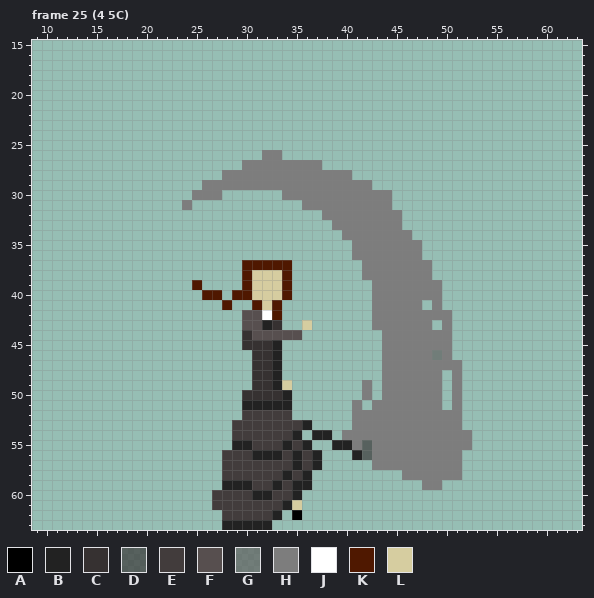
Pixel-art file, stored at GWS/Sprites/Movesets/GL Moveset/GL_Full_Moveset.ase. The picture above was drawn from the file before the commit.
64x64 pixels, 280 frames. Colours within 5 levels of each other are drawn and written as one. Shown: frame 25 (4 5C): x 9..63, y 15..63. The commit also changed other frames, which this record leaves out.
Visible layers, top first: "Layer 3", "Layer 2", "Layer 1", "Layer".
Palette (. is transparent): A #000000  B #222222  C #363131  D #373333aa  E #423c3c  F #574f4f  G #5f5c5caa  H #7d7d7d  J #ffffff  K #4f1800  L #d6cda0
Pixels before, frame 25 (4 5C) (only the part around the change), first column x 19:
26 .............HH........
27 ...........HHHHHHHH....
28 .........HHHHHHHHHHHHH.
29 .......HHHHHHHHHHHHHHHH
30 ......HHH......HHHHHHHH
31 .....H...........HHHHHH
32 ...................HHHH
33 ....................HHH
34 .....................HH
35 ......................H
36 ......................H
37 ...........KKKKK.......
38 ...........KLLLK.......
39 ......K....KLLLK.......
40 .......KK.KKLLLK.......
41 .........K..KLK........
42 ...........FFJK........
43 ...........FFBC..L.....
44 ...........CFFFFF......
45 ...........CCCB........
46 ............CCB........
47 ............CCB........
48 ............CCB........
49 ............CCBL.......
50 ...........CCCCB.......
51 ...........BBBBB......H
52 ...........EEEEE......H
53 ..........EEEEEEEB....H
54 ..........EEEEEEB.BB.HH
55 ..........BBEEEBEB..BBH
56 .........EEEBBBEBEB...B
57 .........EEEEEEEBEB....
58 .........EEEEEEBEB.....
59 .........BBBEEBEBB.....
60 ........EEEEBBEEB......
61 ........EEEEEEEBL......
62 .........EEEEEB.A......
63 .........BBBBB.........
The same view after the edit:
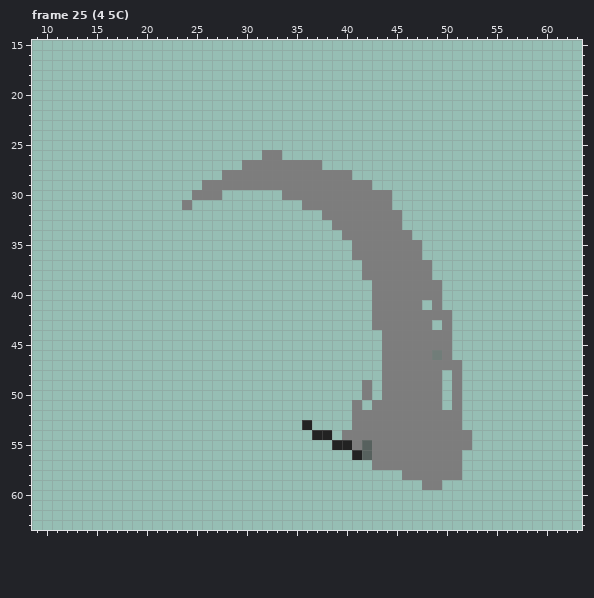
From old to new:
layer "Layer" removed
Frame 25 (4 5C):
y 37: x 30..34 KKKKK -> .....
y 38: x 30..34 KLLLK -> .....
y 39: x 25 K -> .; x 30..34 KLLLK -> .....
y 40: x 26..27 KK -> ..; x 29..34 KKLLLK -> ......
y 41: x 28 K -> .; x 31..33 KLK -> ...
y 42: x 30..33 FFJK -> ....
y 43: x 30..33 FFBC -> ....; x 36 L -> .
y 44: x 30..35 CFFFFF -> ......
y 45: x 30..33 CCCB -> ....
y 46..48: x 31..33 CCB -> ...
y 49: x 31..34 CCBL -> ....
y 50: x 30..34 CCCCB -> .....
y 51: x 30..34 BBBBB -> .....
y 52: x 30..34 EEEEE -> .....
y 53: x 29..35 EEEEEEE -> .......
y 54: x 29..35 EEEEEEB -> .......
y 55: x 29..36 BBEEEBEB -> ........
y 56: x 28..37 EEEBBBEBEB -> ..........
y 57: x 28..37 EEEEEEEBEB -> ..........
y 58: x 28..36 EEEEEEBEB -> .........
y 59: x 28..36 BBBEEBEBB -> .........
y 60: x 27..35 EEEEBBEEB -> .........
y 61: x 27..35 EEEEEEEBL -> .........
y 62: x 28..33 EEEEEB -> ......; x 35 A -> .
y 63: x 28..32 BBBBB -> .....
Where, in picture pixels (left, top, right, bottom), the same in both pictures:
erased: (192, 260, 322, 530)
